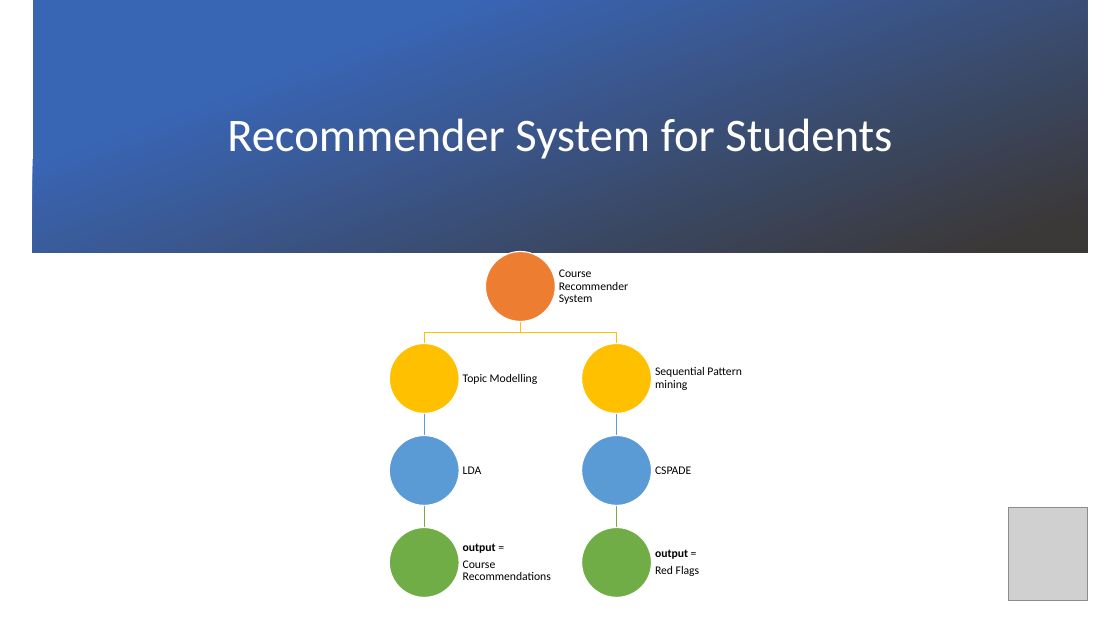
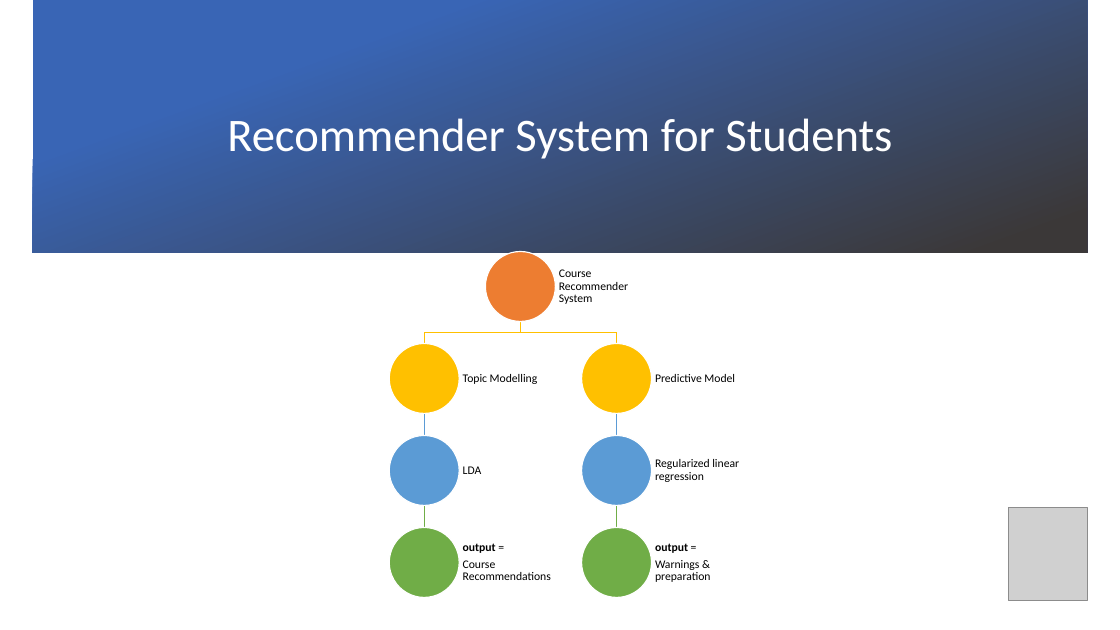
Before and after one commit to DARS-UM/DARS, a slide deck: slide 9 of Output/Communication Material/DARS- presentation 22-03-2019.pptx. Drawn at 1120x630 pixels with LibreOffice and Linux fonts; fonts in the diff are those of the drawing; grey boxes stand for pictures; background and template pictures are left out. Boxes give left, top, right and bottom in pixels: in the first picture for what was removed or moved away, otherwise in the second. Text is boxed around its words. In the diff, an @@ line names an element or a change of style, - is before the commit and + after.

```diff
--- a/Output/Communication Material/DARS- presentation 22-03-2019.pptx
+++ b/Output/Communication Material/DARS- presentation 22-03-2019.pptx
@@ text at (655, 374, 735, 382): text changed @@
-Sequential Pattern mining
+Predictive Model
@@ text at (655, 459, 739, 482): text changed @@
-CSPADE
+Regularized linear regression
@@ text at (655, 560, 710, 582): text changed @@
-Red Flags
+Warnings & preparation
```
Also in this commit, not shown: 3 other slides changed, 1 slide added, 1 slide removed, 12 other files.
